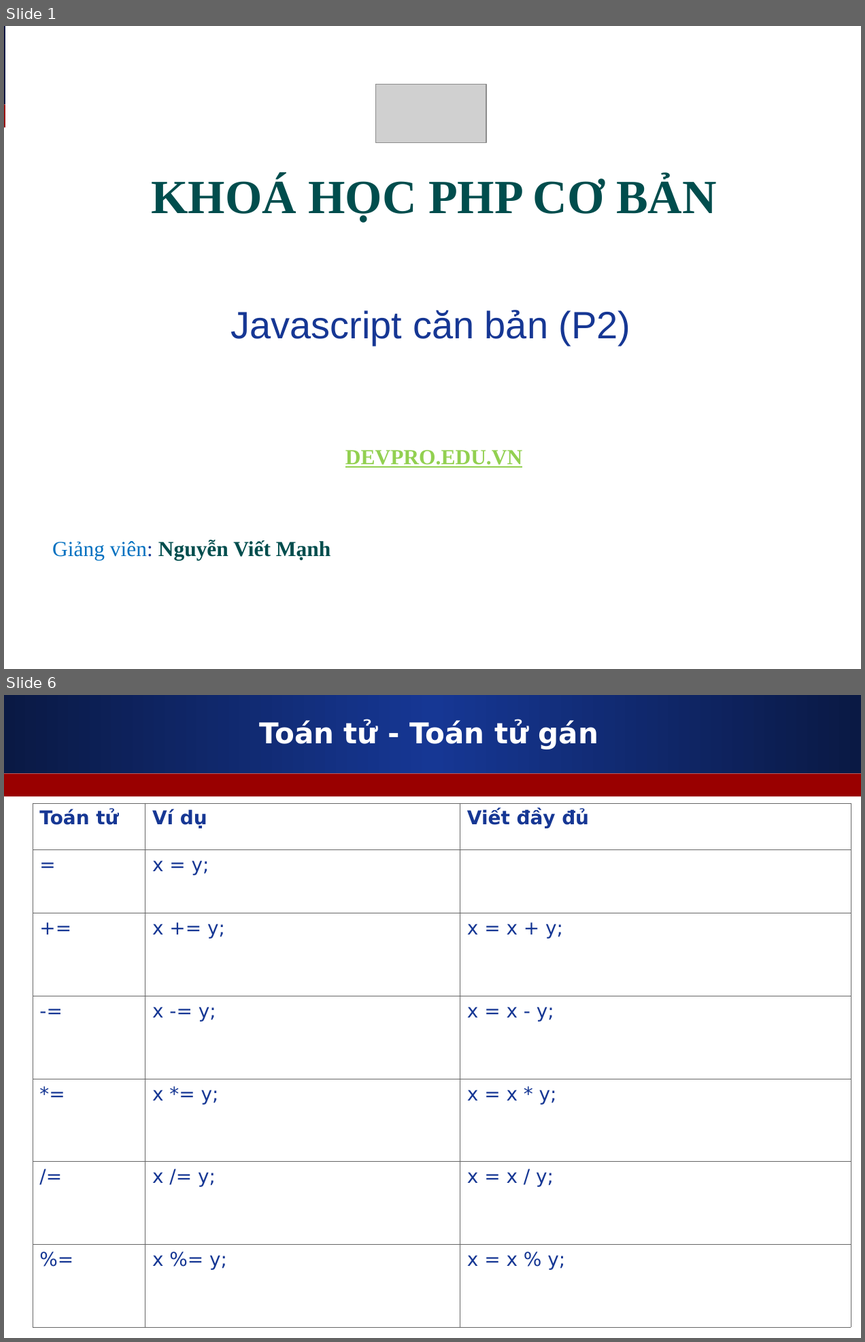
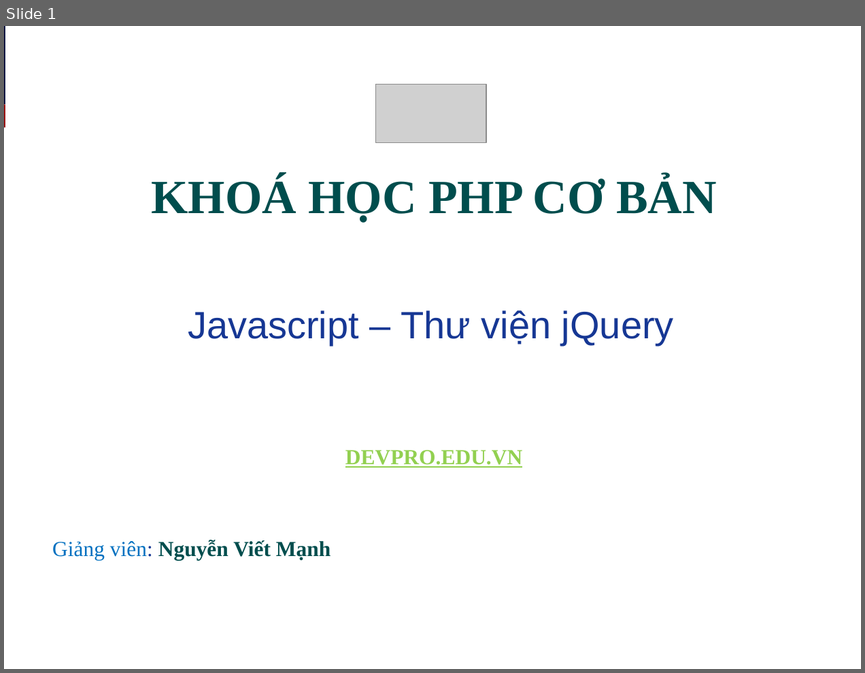
Before and after one commit to melng124/php39_devpro, a slide deck: Day8_Javascript_jQuery/Slide_bai_giang/Javascript_jQuery.ppt. Shown one above the other, each under a label of ours: slides 1 and 6 before the commit, slide 1 after it; the slides between them are not shown. The pictures are 865x1342 and 865x673 pixels, drawn with LibreOffice and Linux fonts; fonts in the diff are those of the drawing; grey boxes stand for pictures. Boxes give left, top, right and bottom in pixels: in the first picture for what was removed or moved away, otherwise in the second. Text is boxed around its words. In the diff, an @@ line names an element or a change of style, - is before the commit and + after.

```diff
--- a/Day8_Javascript_jQuery/Slide_bai_giang/Javascript_jQuery.ppt
+++ b/Day8_Javascript_jQuery/Slide_bai_giang/Javascript_jQuery.ppt
@@ slide 6 removed at box(4, 695, 861, 1338), background #FFFFFF; not listed: 2 template elements that a slide beside it also shows @@
@@ title removed at box(259, 720, 598, 749) @@
-Toán tử - Toán tử gán
@@ table removed at box(33, 803, 850, 1327), 7 rows, 3 columns @@
-Toán tử | Ví dụ | Viết đầy đủ
-= | x = y; | 
-+= | x += y; | x = x + y;
--= | x -= y; | x = x - y;
-*= | x *= y; | x = x * y;
-/= | x /= y; | x = x / y;
-%= | x %= y; | x = x % y;
@@ slide 1 changed as well @@
@@ text at box(188, 310, 674, 346): text changed @@
-Javascript căn bản (P2)
+Javascript – Thư viện jQuery
```
Also in this commit, not shown: 13 slides added, 13 other slides removed, 1 other file.
